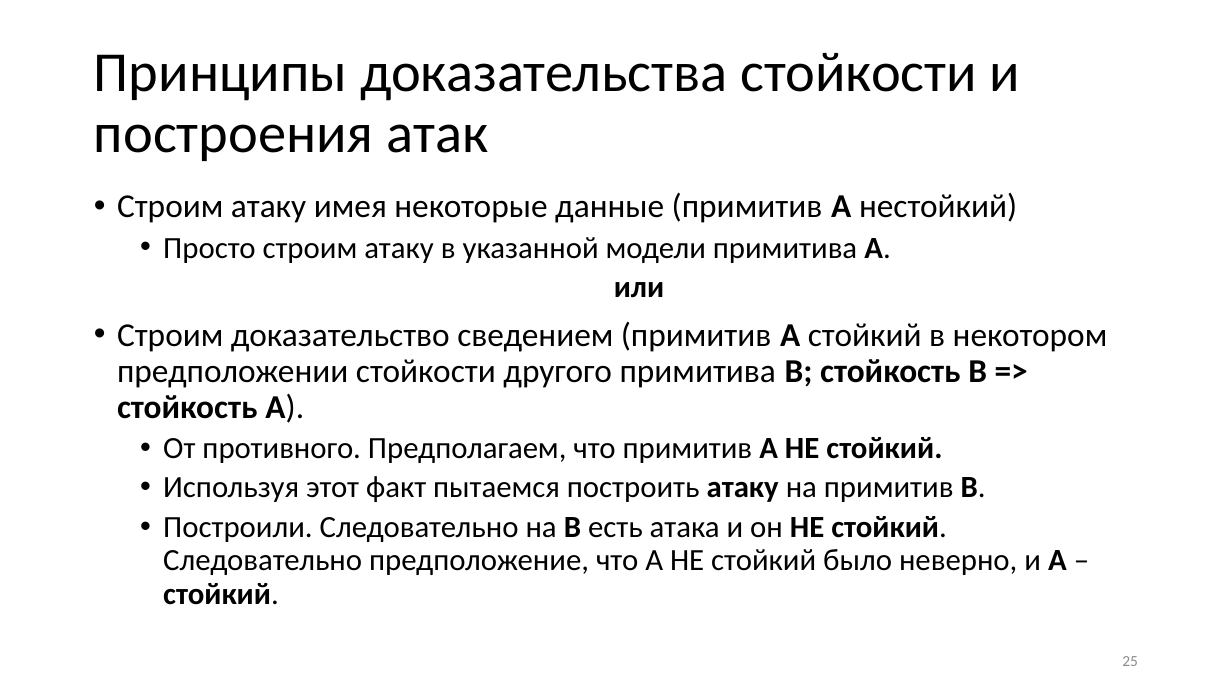
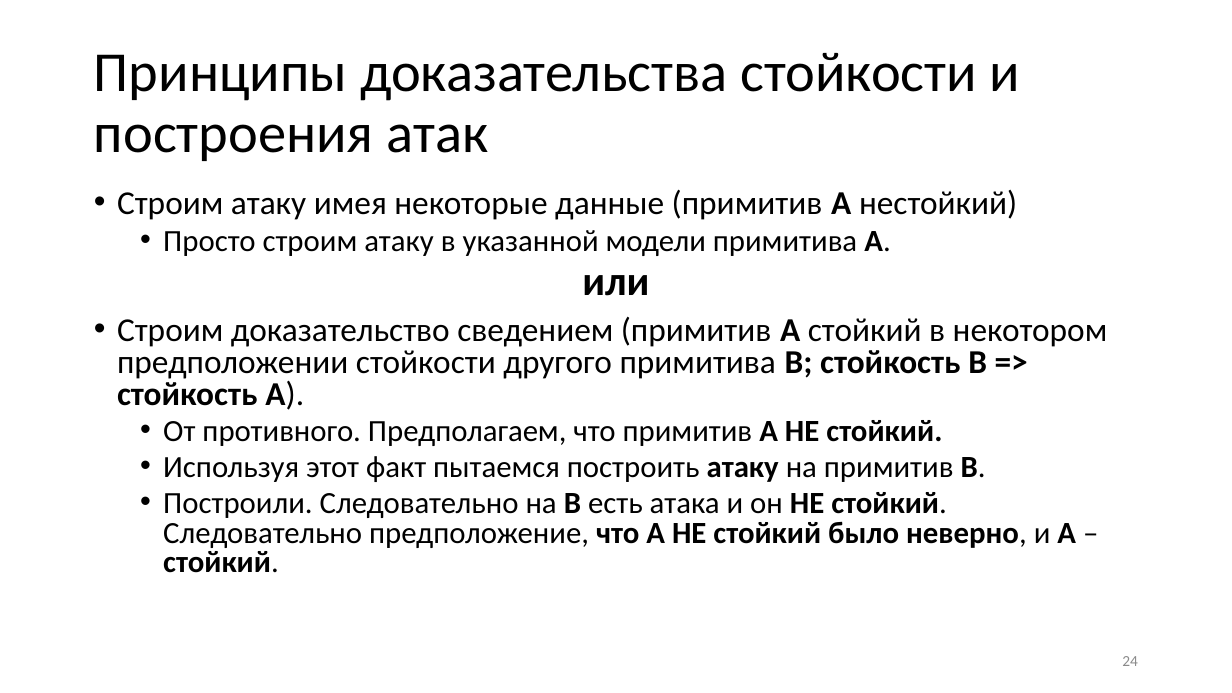
Before and after one commit to CryptoCourse/CryptoLectures, a slide deck: slide 24 of Lectures/Lecture1-b.pptx (slide 25 before the commit). Drawn at 1232x693 pixels with LibreOffice and Linux fonts; fonts in the diff are those of the drawing. Boxes give left, top, right and bottom in pixels: in the first picture for what was removed or moved away, otherwise in the second. Text is boxed around its words. In the diff, an @@ line names an element or a change of style, - is before the commit and + after.

```diff
--- a/Lectures/Lecture1-b.pptx
+++ b/Lectures/Lecture1-b.pptx
@@ text "Строим атаку имея некоторые данные ..." at (117, 189, 1108, 573): size 24 to 32 pt in "или"; bold on in "что A НЕ стойкий было неверно,"; line spacing 0.9 to 0.8; indent changed @@
@@ page number at (1122, 656, 1138, 666): text changed @@
-25
+24
```
Also in this commit, not shown: 10 other slides changed, 1 other file.
